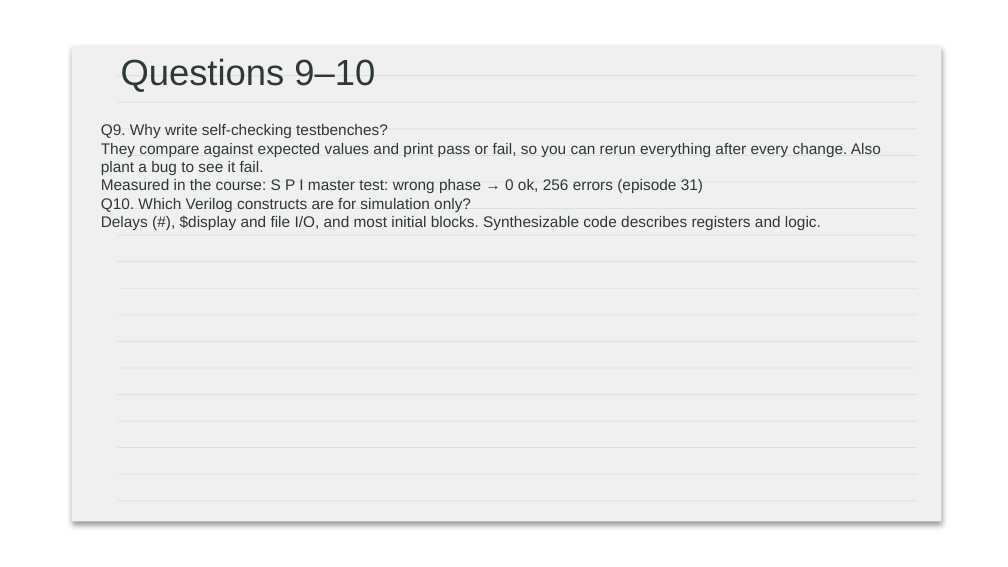
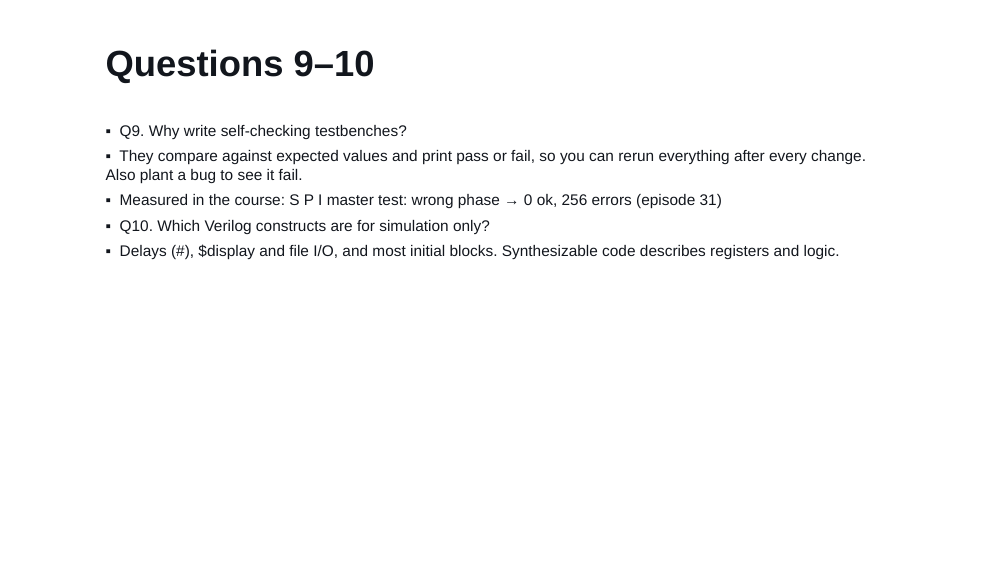
Before and after one commit to Silicon-Simplified/FPGA-Course, a slide deck: slide 8 of slides/ep43_interview_slides.pptx. Drawn at 1008x567 pixels with LibreOffice and Linux fonts; fonts in the diff are those of the drawing; background and template pictures are left out. Boxes give left, top, right and bottom in pixels: in the first picture for what was removed or moved away, otherwise in the second. Text is boxed around its words. In the diff, an @@ line names an element or a change of style, - is before the commit and + after.

```diff
--- a/slides/ep43_interview_slides.pptx
+++ b/slides/ep43_interview_slides.pptx
@@ text "Questions 9–10": place and size @@
-text "Questions 9–10" at (121,58,375,92)
+text "Questions 9–10" at (106,49,375,83)
@@ text "Questions 9–10" at (106,49,375,83): text colour #2D3837 to #12161D, bold on @@
@@ text at (106,125,866,260): text changed; text colour #2D3837 to #12161D @@
-Q9. Why write self-checking testbenches?
-They compare against expected values and print pass or fail, so you can rerun everything after every change. Also plant a bug to see it fail.
-Measured in the course: S P I master test: wrong phase → 0 ok, 256 errors (episode 31)
-Q10. Which Verilog constructs are for simulation only?
-Delays (#), $display and file I/O, and most initial blocks. Synthesizable code describes registers and logic.
+▪ Q9. Why write self-checking testbenches?
+▪ They compare against expected values and print pass or fail, so you can rerun everything after every change. Also plant a bug to see it fail.
+▪ Measured in the course: S P I master test: wrong phase → 0 ok, 256 errors (episode 31)
+▪ Q10. Which Verilog constructs are for simulation only?
+▪ Delays (#), $display and file I/O, and most initial blocks. Synthesizable code describes registers and logic.
@@ group removed at (72,45,941,521): 17 rectangles, 1 rounded rectangle @@
```
Also in this commit, not shown: 31 other slides changed, 42 other files.
